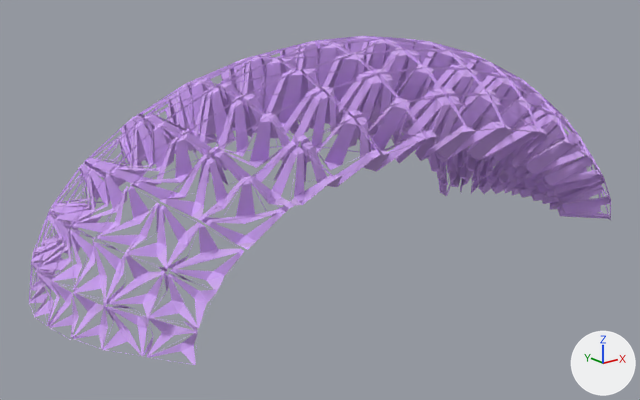
The glTF model assets/w9.glb, before and after one commit.
Camera for both pictures: a 50 mm camera at (-3.11, -5.26, 2.29) aimed at (0.75, -0.44, 0.36). Every picture has the same lights, and +X, +Y and +Z are marked at lower right. Where no turn or scale is listed for an object, it has been applied to the vertices.

The first picture shows '0', '0.001', '0.002', '0.003', '0.004', '0.005', '0.006', '0.007', '0.008', '0.009', '0.010', '0.011', '0.014'.
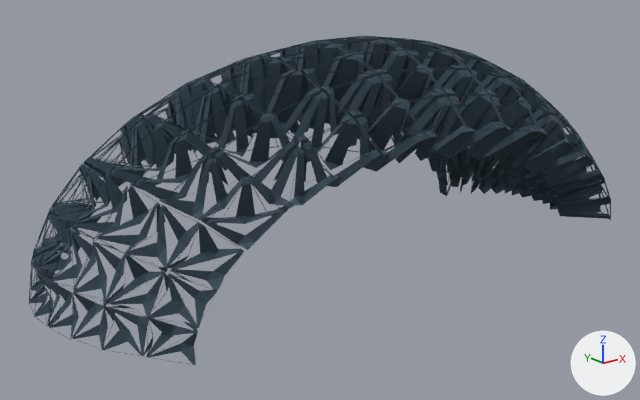
What differs and where, as boxes (x1, y1, x2, y2) in the pictures (640 x 400 px):
'0.001', surface changed (purple to blue)
    both: (134, 70, 381, 250)
'0.002', surface changed (purple to blue)
    both: (303, 49, 505, 172)
'0', surface changed (purple to blue)
    both: (72, 186, 244, 365)
'0.006', surface changed (purple to blue)
    both: (86, 56, 296, 190)
'0.003', surface changed (purple to blue)
    both: (452, 52, 589, 175)
'0.005', surface changed (purple to blue)
    both: (29, 163, 128, 340)
'0.007', surface changed (purple to blue)
    both: (248, 36, 447, 113)
'0.004', surface changed (purple to black)
    both: (524, 120, 611, 220)
'0.014', surface changed (purple to black)
    both: (428, 139, 501, 196)
'0.011', surface changed (purple to blue)
    both: (83, 65, 237, 187)
'0.009', surface changed (purple to black)
    both: (487, 138, 562, 197)
'0.010', surface changed (purple to blue)
    both: (29, 164, 103, 301)
'0.008', surface changed (purple to blue)
    both: (412, 42, 526, 124)

What changed in the scene script:
```text
Change mat_material_0:
    remove mat_material_0.base_color = (0.831, 0.612, 1.0)  # purple #ebcdff
    add mat_material_0.texture = img_image_0
    mat_material_0.metallic: 0.72 -> 1.0
Change mat_material_1:
    remove mat_material_1.base_color = (0.831, 0.612, 1.0)  # purple #ebcdff
    add mat_material_1.texture = img_image_1
    mat_material_1.metallic: 0.72 -> 1.0
Change mat_material_2:
    remove mat_material_2.base_color = (0.831, 0.612, 1.0)  # purple #ebcdff
    add mat_material_2.texture = img_image_2
    mat_material_2.metallic: 0.72 -> 1.0
Change mat_material_3:
    remove mat_material_3.base_color = (0.831, 0.612, 1.0)  # purple #ebcdff
    add mat_material_3.texture = img_image_3
    mat_material_3.metallic: 0.72 -> 1.0
Change mat_material_4:
    remove mat_material_4.base_color = (0.831, 0.612, 1.0)  # purple #ebcdff
    add mat_material_4.texture = img_image_4
    mat_material_4.metallic: 0.72 -> 1.0
Change mat_material_5:
    remove mat_material_5.base_color = (0.831, 0.612, 1.0)  # purple #ebcdff
    add mat_material_5.texture = img_image_5
    mat_material_5.metallic: 0.72 -> 1.0
Change mat_material_6:
    remove mat_material_6.base_color = (0.831, 0.612, 1.0)  # purple #ebcdff
    add mat_material_6.texture = img_image_6
    mat_material_6.metallic: 0.72 -> 1.0
Change mat_material_7:
    remove mat_material_7.base_color = (0.831, 0.612, 1.0)  # purple #ebcdff
    add mat_material_7.texture = img_image_7
    mat_material_7.metallic: 0.72 -> 1.0
Change mat_material_8:
    remove mat_material_8.base_color = (0.831, 0.612, 1.0)  # purple #ebcdff
    add mat_material_8.texture = img_image_8
    mat_material_8.metallic: 0.72 -> 1.0
Change mat_material_9:
    remove mat_material_9.base_color = (0.831, 0.612, 1.0)  # purple #ebcdff
    add mat_material_9.texture = img_image_9
    mat_material_9.metallic: 0.72 -> 1.0
Change mat_material_10:
    remove mat_material_10.base_color = (0.831, 0.612, 1.0)  # purple #ebcdff
    add mat_material_10.texture = img_image_10
    mat_material_10.metallic: 0.72 -> 1.0
Change mat_material_11:
    remove mat_material_11.base_color = (0.831, 0.612, 1.0)  # purple #ebcdff
    add mat_material_11.texture = img_image_11
    mat_material_11.metallic: 0.72 -> 1.0
Change mat_material_14:
    remove mat_material_14.base_color = (0.831, 0.612, 1.0)  # purple #ebcdff
    add mat_material_14.texture = img_image_14
    mat_material_14.metallic: 0.72 -> 1.0
```
